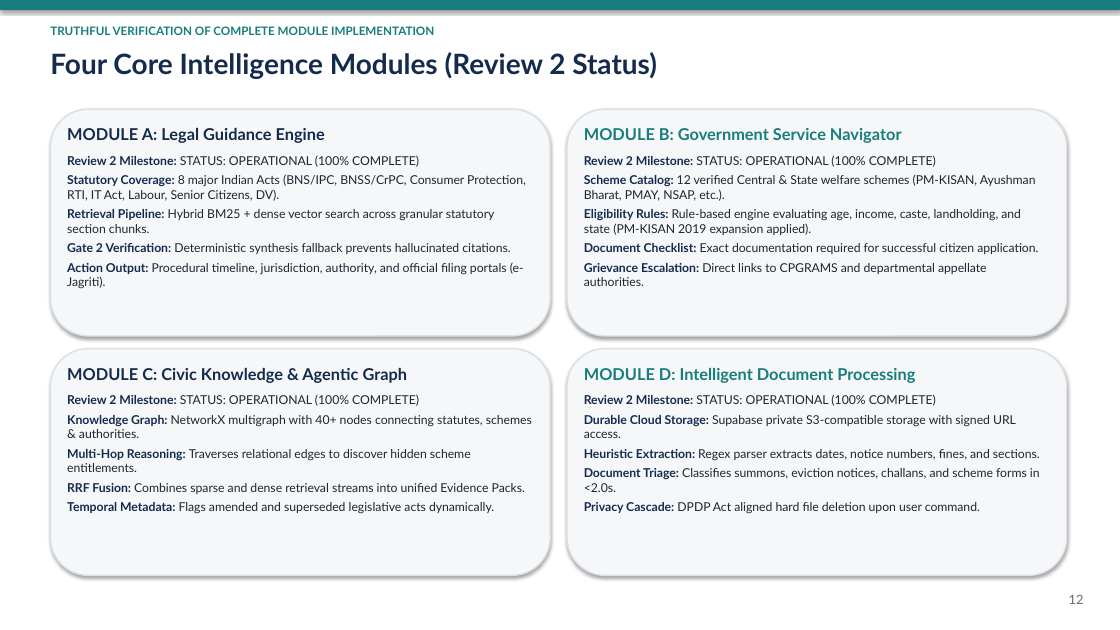
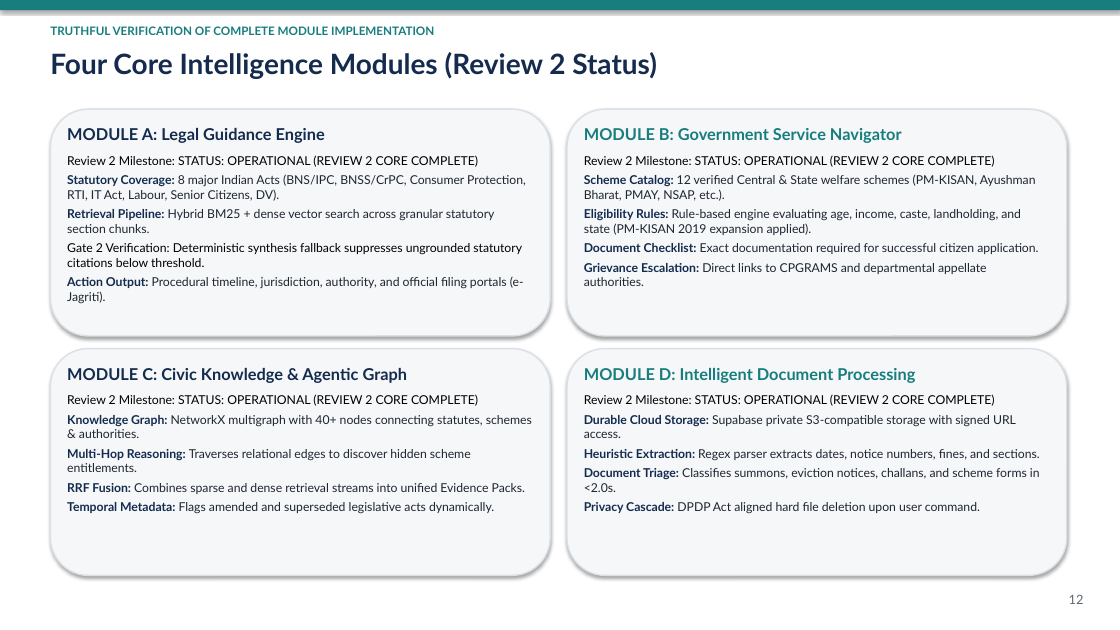
Before and after one commit to DEVANSHSAVLA/Finalyear_MajorProject, a slide deck: slide 12 of docs/review-2-submission/CivicSphere_AI_Review_2_Presentation.pptx. Drawn at 1120x630 pixels with LibreOffice and Linux fonts; fonts in the diff are those of the drawing. Boxes give left, top, right and bottom in pixels: in the first picture for what was removed or moved away, otherwise in the second. Text is boxed around its words. In the diff, an @@ line names an element or a change of style, - is before the commit and + after.

Commit message:
docs(review-2): synchronize report, presentation, manifest, and test evidence for submission sign-off

```diff
--- a/docs/review-2-submission/CivicSphere_AI_Review_2_Presentation.pptx
+++ b/docs/review-2-submission/CivicSphere_AI_Review_2_Presentation.pptx
@@ text at bbox=[67, 155, 478, 167]: text changed; text colour #1E2630 to #000000 @@
-Review 2 Milestone: STATUS: OPERATIONAL (100% COMPLETE)
+Review 2 Milestone: STATUS: OPERATIONAL (REVIEW 2 CORE COMPLETE)
@@ text at bbox=[584, 155, 995, 167]: text changed; text colour #1E2630 to #000000 @@
-Review 2 Milestone: STATUS: OPERATIONAL (100% COMPLETE)
+Review 2 Milestone: STATUS: OPERATIONAL (REVIEW 2 CORE COMPLETE)
@@ text at bbox=[67, 243, 522, 267]: text changed; text colour #1E2630 to #000000 @@
-Gate 2 Verification: Deterministic synthesis fallback prevents hallucinated citations.
+Gate 2 Verification: Deterministic synthesis fallback suppresses ungrounded statutory citations below threshold.
@@ text at bbox=[67, 394, 478, 406]: text changed; text colour #1E2630 to #000000 @@
-Review 2 Milestone: STATUS: OPERATIONAL (100% COMPLETE)
+Review 2 Milestone: STATUS: OPERATIONAL (REVIEW 2 CORE COMPLETE)
@@ text at bbox=[584, 394, 995, 406]: text changed; text colour #1E2630 to #000000 @@
-Review 2 Milestone: STATUS: OPERATIONAL (100% COMPLETE)
+Review 2 Milestone: STATUS: OPERATIONAL (REVIEW 2 CORE COMPLETE)
```
Also in this commit, not shown: 5 other slides changed, 6 other files.
